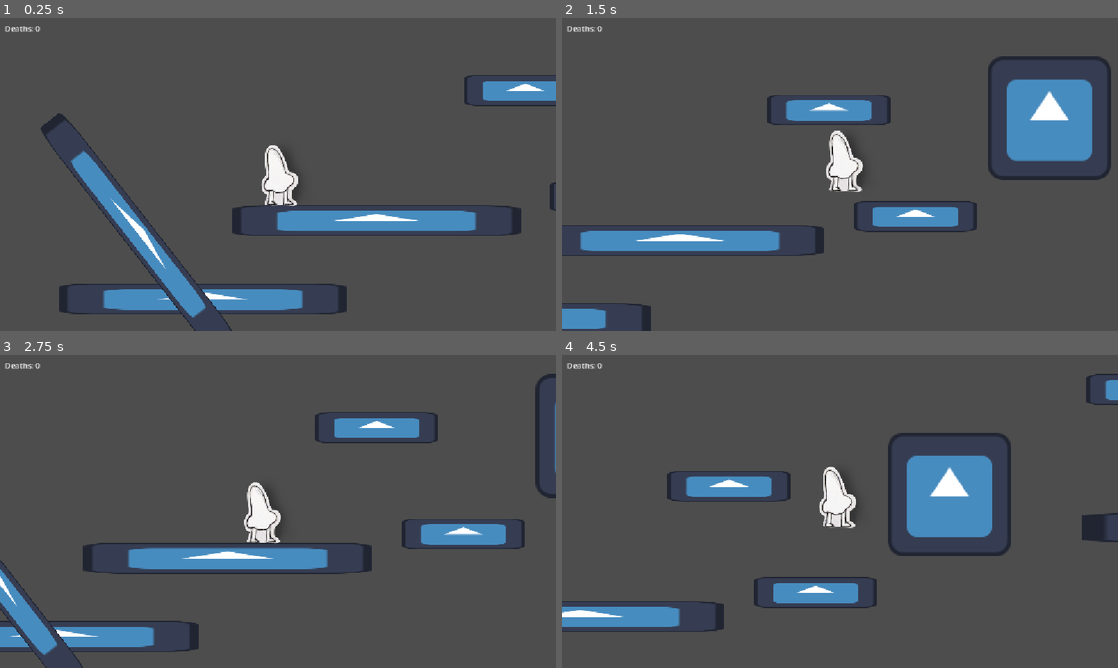
Above: before the commit, frames 1-4 (two rows, left to right).
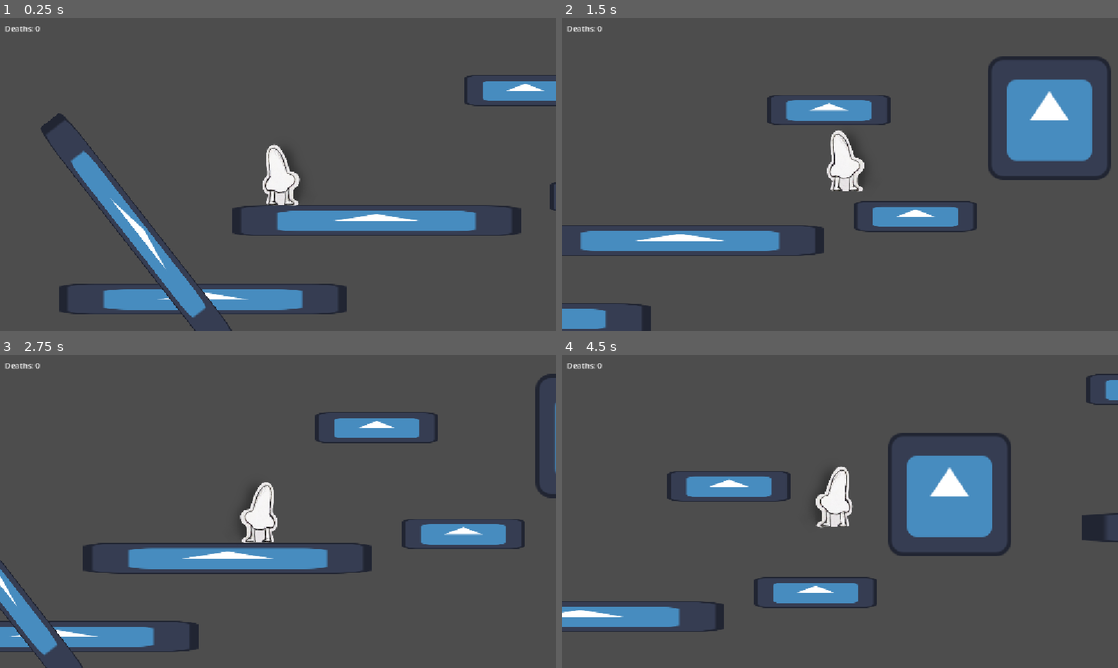
Above: after the commit, the same moments.

Repository: lmg-abe/runny-nose
Game: Godot game, scene res://main.tscn
Two runs of this game, one before a commit and one after it. Both use one fixed random seed, a clock stepped at 60 frames per second and the inputs below. The engine's default icon, where the game draws it, is replaced by a stand-in: a white triangle on a blue panel in a dark square.
Inputs:
- Up to frame 1 (0.25 s): no input
- Up to frame 2 (1.5 s): hold D (move_right) from 0.53 s (still down); tap 2 (dash) at 0.6 s; tap Space (jump) at 0.77 s; tap 1 (sneeze) at 1.35 s
- Up to frame 3 (2.75 s): tap Space (jump) at 1.52 s; release D (move_right) at 2.03 s; hold A (move_left) from 2.03 s (still down); tap 2 (dash) at 2.1 s
- Up to frame 4 (4.5 s): release A (move_left) at 2.78 s; hold D (move_right) 2.78-4.28 s; tap 1 (sneeze) at 2.85, 4.35 s; tap Space (jump) at 3.02, 3.77 s; tap 2 (dash) at 3.6 s; hold A (move_left) from 4.28 s (still down)

The runs differ from the first frame. In frame 1, 0.4% of the frame differs, in the area x 47-54%, y 40-60%; in frame 2, 0.4%; in frame 3, 0.6%, in the area x 43-51%, y 40-61%; in frame 4, 0.6%.

Commit message:
visible facing direction

Diff:
--- a/player_movement.gd
+++ b/player_movement.gd
@@ -17,6 +17,7 @@
 func _physics_process(delta: float) -> void:
 	if Input.is_action_pressed("move_left"): facingDirection = -1
 	if Input.is_action_pressed("move_right"): facingDirection = 1
+	get_node("Icon").flip_h = (facingDirection<0)
 	velocity.x += Input.get_axis("move_left","move_right") * playerSpeed
 	velocity.x *= friction
 	if is_on_floor() :
--- a/runny.tscn
+++ b/runny.tscn
@@ -1,15 +1,17 @@
 [gd_scene format=3 uid="uid://cb0enpjyg35ns"]
 
 [ext_resource type="Texture2D" uid="uid://btpfyj30kpy0v" path="res://runnyNoseStand.png" id="1_ahjt7"]
+[ext_resource type="Script" uid="uid://bwdlr4xoffopo" path="res://player_movement.gd" id="1_m4je5"]
 
 [sub_resource type="CapsuleShape2D" id="CapsuleShape2D_ahjt7"]
 radius = 64.0
 height = 256.0
 
 [node name="Runny" type="CharacterBody2D" unique_id=1298635211]
+script = ExtResource("1_m4je5")
 
 [node name="Icon" type="Sprite2D" parent="." unique_id=1860541011]
-position = Vector2(-5.0000005, -75)
+position = Vector2(-4.7683716e-07, -76)
 scale = Vector2(0.8, 0.8)
 texture = ExtResource("1_ahjt7")
 
